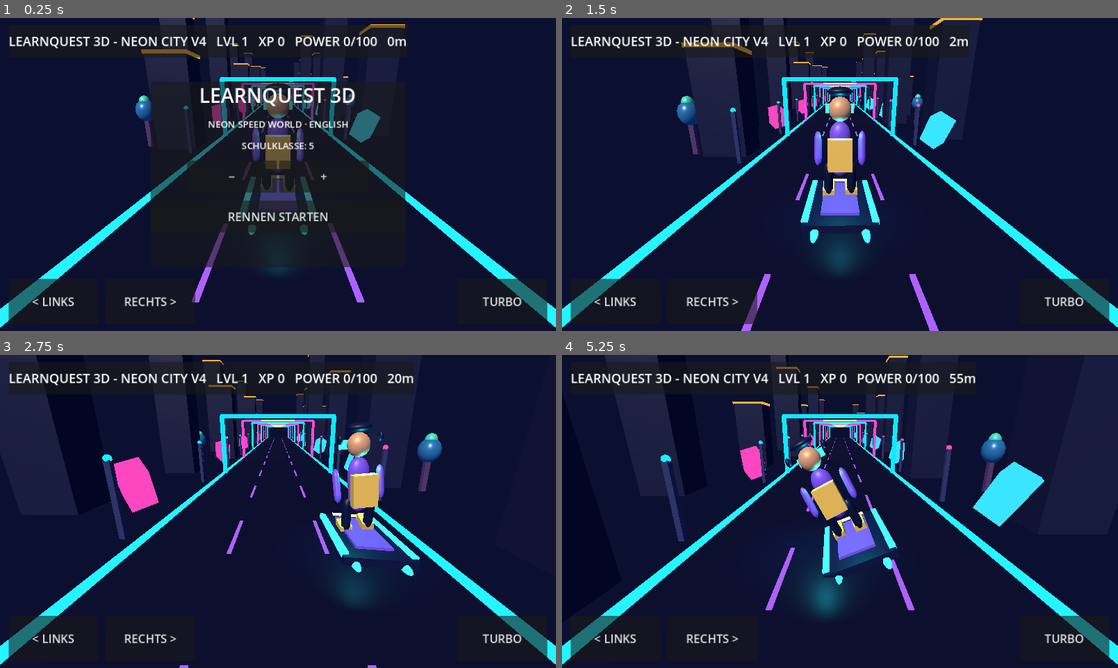
Above: before the commit, frames 1-4 (two rows, left to right).
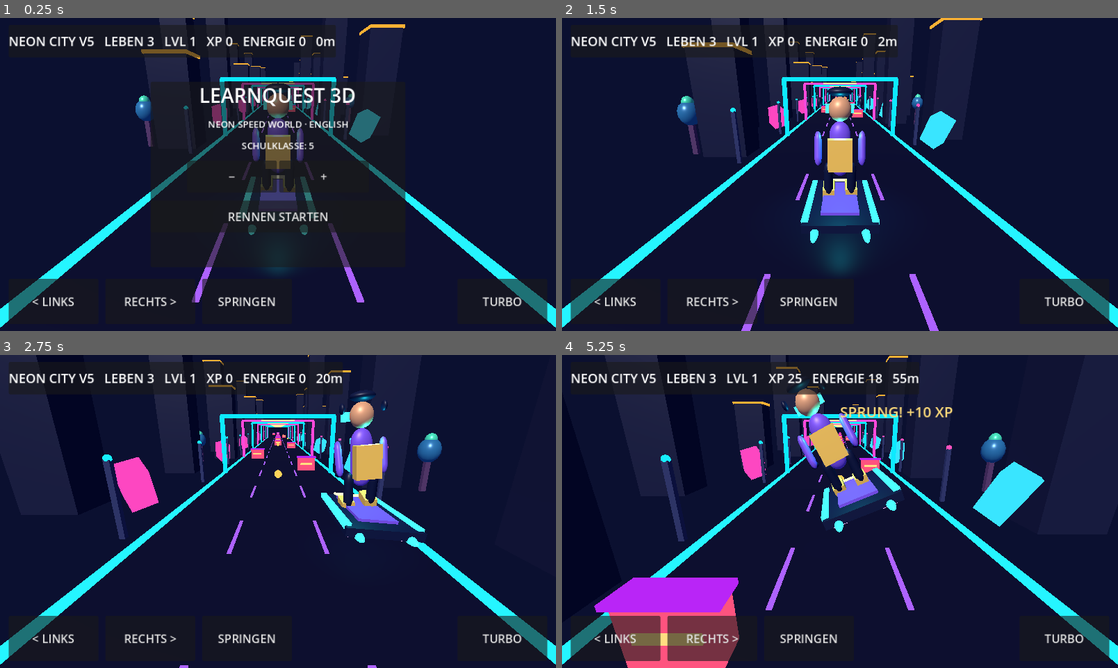
Above: after the commit, the same moments.

Repository: mtothek0703/learnquest-unity-web
Game: Godot game, scene res://main.tscn
The game is run twice, just before and just after one commit, with the same random seed, the same clock (stepped at 60 frames per second) and the same inputs.
Inputs (mouse positions are in pixels of both pictures, inside the frame that each line leads up to):
- Up to frame 1 (0.25 s): no input
- Up to frame 2 (1.5 s): click (806, 302) at 0.5 s, where only the run after the commit has a clickable "SPRINGEN"; click "RENNEN STARTEN" at 1.25 s
- Up to frame 3 (2.75 s): hold Right from 2.03 s (still down); hold Space from 2.03 s (still down)
- Up to frame 4 (5.25 s): release Right at 2.78 s; release Space at 2.78 s; hold S 2.78-3.53 s; tap Space at 2.85, 3.02, 3.32, 4.35, 4.52, 4.82 s; hold Space 3.53-4.28 s; hold Right 3.53-5.03 s; hold Left from 5.03 s (still down); hold Space from 5.03 s (still down)

The runs differ from the first frame. In frame 1, 1.7% of the frame differs, in the area x 1-73%, y 2-93%; in frame 2, 1.7%; in frame 3, 7.3%; in frame 4, 15%, in the area x 1-75%, y 6-100%.

Commit message:
feat(godot): add real runner gameplay with jumping, obstacles, energy, lives and restart

Diff:
--- a/godot/world.gd
+++ b/godot/world.gd
@@ -23,6 +23,11 @@
 var rider: Node3D
 var moving: Node3D
 var road_marks: Node3D
+var run_items: Node3D
+var lives := 3
+var jump_left := 0.0
+var hit_cooldown := 0.0
+var end_panel: PanelContainer
 var hud: Label
 var splash: PanelContainer
 var quiz_box: PanelContainer
@@ -150,7 +155,6 @@
             sphere(tree, Vector3(0, 2.9, 0), Vector3(1.5, 1.7, 1.5), Color("#2e78a9"))
             sphere(tree, Vector3(0, 3.6, 0), Vector3(0.8, 0.9, 0.8), Color("#4ceab3"))
     # Existing buildings and crystals share this scrolling scenery.
-    add_child(moving)
     for i in range(22):
         var side: int = -1 if i % 2 == 0 else 1
         var z := -12.0 - i * 6.5
@@ -168,6 +172,111 @@
         crystal.position = Vector3(7.5 if i % 2 == 0 else -7.5, 1.5, -13.0 - i * 11.0)
         moving.add_child(crystal)
         cube(crystal, Vector3.ZERO, Vector3(1.4, 2.2, 1.4), Color("#39e5ff") if i % 2 == 0 else Color("#fd47c1"), true).rotation_degrees = Vector3(27, 45, 15)
+    _create_run_items()
+
+
+func _create_run_items() -> void:
+    run_items = Node3D.new()
+    run_items.name = "3D obstacles and energy pickups"
+    add_child(run_items)
+    for i in range(20):
+        var item := Node3D.new()
+        var good: bool = i % 3 == 0
+        item.name = "Energy crystal" if good else "Floating barrier"
+        item.position = Vector3(float(randi_range(-1, 1)) * 3.1, 0, -28.0 - float(i) * 11.0)
+        item.set_meta("energy", good)
+        item.set_meta("collected", false)
+        run_items.add_child(item)
+        if good:
+            sphere(item, Vector3(0, 1.4, 0), Vector3(0.54, 0.54, 0.54), Color("#ffd35a"), true)
+            sphere(item, Vector3(0, 1.4, 0), Vector3(0.28, 0.28, 0.28), Color("#fff6bf"), true)
+        else:
+            cube(item, Vector3(0, 0.68, 0), Vector3(1.85, 1.36, 0.7), Color("#fe537f"), true)
+            cube(item, Vector3(0, 0.72, 0.39), Vector3(1.27, 0.22, 0.06), Color("#ffdf81"), true)
+            cube(item, Vector3(0, 1.4, 0), Vector3(2.1, 0.13, 0.84), Color("#b927f7"), true)
+
+func _reset_run() -> void:
+    lane = 0
+    xp = 0
+    power = 0
+    distance = 0.0
+    lives = 3
+    combo = 0
+    speed = 14.0
+    jump_left = 0.0
+    hit_cooldown = 0.0
+    turbo_left = 0.0
+    quiz_time = 7.0
+    quiz_active = false
+    rider.position = Vector3(0, 0, 0.2)
+    for i in range(run_items.get_child_count()):
+        var item: Node3D = run_items.get_child(i)
+        item.position.z = -28.0 - float(i) * 11.0
+        item.position.x = float(randi_range(-1, 1)) * 3.1
+        item.position.y = 0.0
+        item.set_meta("collected", false)
+        item.visible = true
+    started = true
+    splash.hide()
+    quiz_box.hide()
+    end_panel.hide()
+    info_label.text = ""
+    _refresh_hud()
+
+func _jump() -> void:
+    if started and not quiz_active and jump_left <= 0.0:
+        jump_left = 0.85
+
+func _update_run_items(delta: float) -> void:
+    hit_cooldown = maxf(0.0, hit_cooldown - delta)
+    jump_left = maxf(0.0, jump_left - delta)
+    rider.position.y = sin((1.0 - jump_left / 0.85) * PI) * 1.8 if jump_left > 0.0 else 0.0
+    for item in run_items.get_children():
+        var previous_z: float = item.position.z
+        item.position.z += speed * delta
+        var is_energy: bool = bool(item.get_meta("energy"))
+        if is_energy:
+            item.rotation.y += delta * 2.8
+        if previous_z < rider.position.z and item.position.z >= rider.position.z and not bool(item.get_meta("collected")):
+            item.set_meta("collected", true)
+            if absf(item.position.x - rider.position.x) < 1.45:
+                if is_energy:
+                    power = mini(100, power + 18)
+                    xp += 15
+                    item.visible = false
+                    info_label.text = "ENERGIE +15 XP!"
+                    feedback_time = 1.2
+                elif rider.position.y > 0.85:
+                    xp += 10
+                    info_label.text = "SPRUNG! +10 XP"
+                    feedback_time = 1.2
+                elif turbo_left > 0.0:
+                    xp += 10
+                    info_label.text = "TURBO! +10 XP"
+                    feedback_time = 1.2
+                elif hit_cooldown <= 0.0:
+                    lives -= 1
+                    combo = 0
+                    hit_cooldown = 1.4
+                    info_label.text = "TREFFER! NOCH %d LEBEN" % lives
+                    feedback_time = 1.5
+                    if lives <= 0:
+                        _finish_run()
+                        return
+        if item.position.z > 10.0:
+            item.position.z = -190.0 - float(randi_range(0, 65))
+            item.position.x = float(randi_range(-1, 1)) * 3.1
+            item.set_meta("collected", false)
+            item.visible = true
+
+func _finish_run() -> void:
+    started = false
+    quiz_active = false
+    quiz_box.hide()
+    end_panel.show()
+    info_label.text = "RUNDE BEENDET - %d METER" % int(distance)
+    feedback_time = 4.0
+    _refresh_hud()
 
 func _make_button(label_text: String, callback: Callable, parent: Node) -> Button:
     var b := Button.new()
@@ -203,6 +312,7 @@
     canvas.add_child(controls)
     _make_button("< LINKS", func(): _shift(-1), controls)
     _make_button("RECHTS >", func(): _shift(1), controls)
+    _make_button("SPRINGEN", _jump, controls)
     var spacer := Control.new()
     spacer.size_flags_horizontal = Control.SIZE_EXPAND_FILL
     controls.add_child(spacer)
@@ -265,14 +375,28 @@
     info_label.modulate = Color("#ffdc7a")
     canvas.add_child(info_label)
 
+    end_panel = PanelContainer.new()
+    end_panel.set_anchors_and_offsets_preset(Control.PRESET_CENTER)
+    end_panel.position = Vector2(-205, -115)
+    end_panel.custom_minimum_size = Vector2(410, 230)
+    canvas.add_child(end_panel)
+    var end_column := VBoxContainer.new()
+    end_column.add_theme_constant_override("separation", 18)
+    end_panel.add_child(end_column)
+    var end_title := Label.new()
+    end_title.text = "RENNEN BEENDET!"
+    end_title.add_theme_font_size_override("font_size", 30)
+    end_title.horizontal_alignment = HORIZONTAL_ALIGNMENT_CENTER
+    end_column.add_child(end_title)
+    _make_button("NOCHMAL FAHREN", _reset_run, end_column)
+    end_panel.hide()
+
 func _change_grade(delta: int) -> void:
     grade = clampi(grade + delta, 1, 10)
     grade_label.text = "SCHULKLASSE: %d" % grade
 
 func _start_game() -> void:
-    started = true
-    splash.hide()
-    _refresh_hud()
+    _reset_run()
 
 func _group() -> int:
     return 0 if grade <= 3 else (1 if grade <= 6 else 2)
@@ -319,7 +443,7 @@
 
 func _refresh_hud() -> void:
     if hud != null:
-        hud.text = "LEARNQUEST 3D - NEON CITY V4   LVL %d   XP %d   POWER %d/100   %dm" % [1 + xp / 200, xp, power, int(distance)]
+        hud.text = "NEON CITY V5   LEBEN %d   LVL %d   XP %d   ENERGIE %d   %dm" % [lives, 1 + xp / 200, xp, power, int(distance)]
 
 func _process(delta: float) -> void:
     if feedback_time > 0:
@@ -328,6 +452,8 @@
             info_label.text = ""
     if not started or quiz_active:
         return
+    if Input.is_key_pressed(KEY_SPACE) and jump_left <= 0.0:
+        _jump()
     if Input.is_key_pressed(KEY_LEFT) or Input.is_key_pressed(KEY_A):
         lane = -1
     elif Input.is_key_pressed(KEY_RIGHT) or Input.is_key_pressed(KEY_D):
@@ -342,6 +468,9 @@
     rider.set("boosting", turbo_left > 0)
     rider.rotation.z = lerpf(rider.rotation.z, (float(lane) * 3.1 - rider.position.x) * -0.14, delta * 5)
     rider.rotation.y = sin(distance * 0.03) * 0.035
+    _update_run_items(delta)
+    if not started:
+        return
     for object in moving.get_children():
         object.position.z += delta * speed
         if object.position.z > 12:
